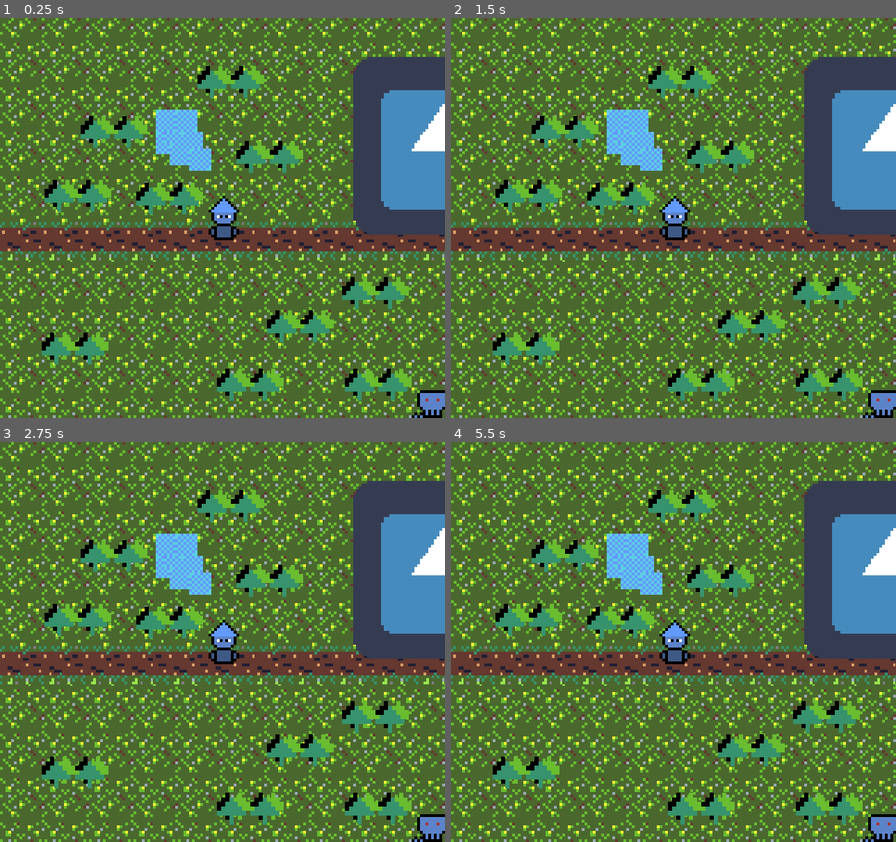
Above: before the commit, frames 1-4 (two rows, left to right).
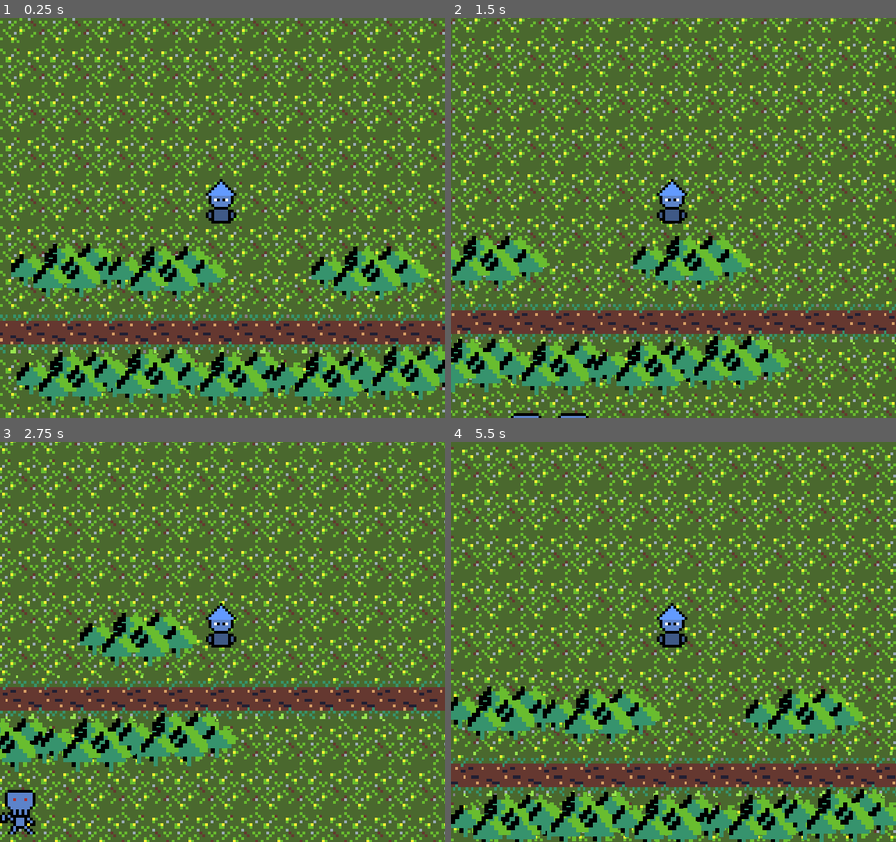
Above: after the commit, the same moments.

Repository: macattack69/TOPSECRETDONTTOUCH
Game: Godot game, scene res://Scenes/World.tscn
The game is run twice, just before and just after one commit, with the same random seed, the same clock (stepped at 60 frames per second) and the same inputs. The engine's default icon, where the game draws it, is replaced by a stand-in: a white triangle on a blue panel in a dark square.
Inputs:
- Up to frame 1 (0.25 s): no input
- Up to frame 2 (1.5 s): tap Enter at 0.5 s; hold D (ui_right, bound only after the commit) 0.53-1.28 s; hold S (ui_down, bound only after the commit) from 1.28 s (still down)
- Up to frame 3 (2.75 s): release S (ui_down, bound only after the commit) at 2.03 s; hold D (ui_right, bound only after the commit) from 2.03 s (still down)
- Up to frame 4 (5.5 s): release D (ui_right, bound only after the commit) at 2.78 s; hold W (ui_up, bound only after the commit) 2.78-3.53 s; hold A (ui_left, bound only after the commit) 3.53-5.03 s; hold S (ui_down, bound only after the commit) from 5.03 s (still down)

The runs differ from the first frame. In frame 1, 63% of the frame differs, in the area x 0-100%, y 0-100%; in frame 2, 60%; in frame 3, 58%; in frame 4, 62%.

Commit message:
OK Fine since so many of u are asking
yes it did hurt when i hit my head on them monkey bars

Diff:
--- /dev/null
+++ b/yamya2w+b/Scenes/AnimationTree.tscn
@@ -0,0 +1,53 @@
+[gd_scene load_steps=12 format=2]
+
+[ext_resource path="res://scripts/Player.gd" type="Script" id=1]
+
+[sub_resource type="AnimationNodeAnimation" id=14]
+animation = "RESET"
+
+[sub_resource type="AnimationNodeAnimation" id=15]
+animation = "RunLeft"
+
+[sub_resource type="AnimationNodeAnimation" id=16]
+animation = "RunDown"
+
+[sub_resource type="AnimationNodeAnimation" id=17]
+animation = "RunRight"
+
+[sub_resource type="AnimationNodeAnimation" id=18]
+animation = "RunUp"
+
+[sub_resource type="AnimationNodeBlendSpace2D" id=19]
+blend_point_0/node = SubResource( 15 )
+blend_point_0/pos = Vector2( -1, 0 )
+blend_point_1/node = SubResource( 16 )
+blend_point_1/pos = Vector2( 0, 0.9 )
+blend_point_2/node = SubResource( 17 )
+blend_point_2/pos = Vector2( 1, 0 )
+blend_point_3/node = SubResource( 18 )
+blend_point_3/pos = Vector2( 0, -1 )
+blend_mode = 1
+
+[sub_resource type="AnimationNodeStateMachineTransition" id=20]
+switch_mode = 2
+
+[sub_resource type="AnimationNodeStateMachineTransition" id=21]
+switch_mode = 2
+script = ExtResource( 1 )
+
+[sub_resource type="AnimationNodeStateMachine" id=7]
+states/RESET/node = SubResource( 14 )
+states/RESET/position = Vector2( 307, 90 )
+states/run/node = SubResource( 19 )
+states/run/position = Vector2( 468, 91 )
+transitions = [ "RESET", "run", SubResource( 20 ), "run", "RESET", SubResource( 21 ) ]
+start_node = "RESET"
+
+[sub_resource type="AnimationNodeStateMachinePlayback" id=8]
+
+[node name="AnimationTree" type="AnimationTree"]
+tree_root = SubResource( 7 )
+anim_player = NodePath("../AnimationPlayer")
+active = true
+parameters/playback = SubResource( 8 )
+parameters/run/blend_position = Vector2( 0, 0 )
--- a/yamya2w+b/Scenes/Player.tscn
+++ b/yamya2w+b/Scenes/Player.tscn
@@ -1,11 +1,86 @@
-[gd_scene load_steps=4 format=2]
+[gd_scene load_steps=9 format=2]
 
-[ext_resource path="res://Assets/MERLINV2 ANIMATION SET.png" type="Texture" id=1]
+[ext_resource path="res://Assets/cursedmcanimation.png" type="Texture" id=1]
 [ext_resource path="res://scripts/Player.gd" type="Script" id=2]
 
 [sub_resource type="CapsuleShape2D" id=1]
 radius = 3.02763
 height = 3.99961
+
+[sub_resource type="Animation" id=9]
+length = 0.001
+tracks/0/type = "value"
+tracks/0/path = NodePath("Sprite:frame")
+tracks/0/interp = 1
+tracks/0/loop_wrap = true
+tracks/0/imported = false
+tracks/0/enabled = true
+tracks/0/keys = {
+"times": PoolRealArray( 0 ),
+"transitions": PoolRealArray( 1 ),
+"update": 0,
+"values": [ 0 ]
+}
+
+[sub_resource type="Animation" id=10]
+resource_name = "RunDown"
+tracks/0/type = "value"
+tracks/0/path = NodePath("Sprite:frame")
+tracks/0/interp = 1
+tracks/0/loop_wrap = true
+tracks/0/imported = false
+tracks/0/enabled = true
+tracks/0/keys = {
+"times": PoolRealArray( 0, 0.5, 1 ),
+"transitions": PoolRealArray( 1, 1, 1 ),
+"update": 1,
+"values": [ 0, 1, 0 ]
+}
+
+[sub_resource type="Animation" id=11]
+resource_name = "RunLeft"
+tracks/0/type = "value"
+tracks/0/path = NodePath("Sprite:frame")
+tracks/0/interp = 1
+tracks/0/loop_wrap = true
+tracks/0/imported = false
+tracks/0/enabled = true
+tracks/0/keys = {
+"times": PoolRealArray( 0, 0.5, 1 ),
+"transitions": PoolRealArray( 1, 1, 1 ),
+"update": 1,
+"values": [ 4, 5, 4 ]
+}
+
+[sub_resource type="Animation" id=12]
+resource_name = "RunRight"
+tracks/0/type = "value"
+tracks/0/path = NodePath("Sprite:frame")
+tracks/0/interp = 1
+tracks/0/loop_wrap = true
+tracks/0/imported = false
+tracks/0/enabled = true
+tracks/0/keys = {
+"times": PoolRealArray( 0, 0.5, 1 ),
+"transitions": PoolRealArray( 1, 1, 1 ),
+"update": 1,
+"values": [ 2, 3, 2 ]
+}
+
+[sub_resource type="Animation" id=13]
+resource_name = "RunUp"
+tracks/0/type = "value"
+tracks/0/path = NodePath("Sprite:frame")
+tracks/0/interp = 1
+tracks/0/loop_wrap = true
+tracks/0/imported = false
+tracks/0/enabled = true
+tracks/0/keys = {
+"times": PoolRealArray( 0, 0.5, 1 ),
+"transitions": PoolRealArray( 1, 1, 1 ),
+"update": 1,
+"values": [ 6, 7, 6 ]
+}
 
 [node name="Player" type="Node2D"]
 
@@ -13,13 +88,22 @@
 script = ExtResource( 2 )
 
 [node name="Sprite" type="Sprite" parent="Player"]
+position = Vector2( -1, -5 )
 texture = ExtResource( 1 )
-hframes = 4
+hframes = 8
+region_rect = Rect2( 3, 4, 11, 15 )
 
 [node name="CollisionShape2D" type="CollisionShape2D" parent="Player"]
-position = Vector2( 1, 5 )
+position = Vector2( 0, -9.53674e-07 )
 rotation = -1.58476
 shape = SubResource( 1 )
 
 [node name="Camera2D" type="Camera2D" parent="Player"]
 current = true
+
+[node name="AnimationPlayer" type="AnimationPlayer" parent="Player"]
+anims/RESET = SubResource( 9 )
+anims/RunDown = SubResource( 10 )
+anims/RunLeft = SubResource( 11 )
+anims/RunRight = SubResource( 12 )
+anims/RunUp = SubResource( 13 )
--- a/yamya2w+b/Scenes/World.tscn
+++ b/yamya2w+b/Scenes/World.tscn
@@ -1,12 +1,10 @@
-[gd_scene load_steps=8 format=2]
+[gd_scene load_steps=6 format=2]
 
 [ext_resource path="res://Scenes/Player.tscn" type="PackedScene" id=1]
 [ext_resource path="res://Assets/grasstmap.png" type="Texture" id=2]
 [ext_resource path="res://Assets/dirtpath.png" type="Texture" id=3]
-[ext_resource path="res://icon.png" type="Texture" id=4]
 [ext_resource path="res://Scenes/trees.tscn" type="PackedScene" id=5]
-[ext_resource path="res://Scenes/water.tscn" type="PackedScene" id=6]
-[ext_resource path="res://Assets/manazombie.tscn" type="PackedScene" id=7]
+[ext_resource path="res://Scenes/manazombie.tscn" type="PackedScene" id=7]
 
 [node name="World" type="Node2D"]
 
@@ -17,13 +15,13 @@
 region_rect = Rect2( 0, 0, 492, 318 )
 
 [node name="dirtpath" type="Sprite" parent="."]
-position = Vector2( -93, 109 )
+position = Vector2( -49, 111 )
 texture = ExtResource( 3 )
 region_enabled = true
 region_rect = Rect2( 0, 0, 16, 240 )
 
 [node name="dirtpath2" type="Sprite" parent="."]
-position = Vector2( 105, 65.5299 )
+position = Vector2( 151, 65 )
 rotation = 1.5708
 scale = Vector2( 1.06269, 0.935498 )
 texture = ExtResource( 3 )
@@ -31,68 +29,34 @@
 region_rect = Rect2( 0, 0, 15.5322, 419 )
 
 [node name="Player" parent="." instance=ExtResource( 1 )]
-position = Vector2( 49, 58 )
+position = Vector2( 49, 24 )
 
-[node name="Icon" type="Sprite" parent="."]
-position = Vector2( 128, 32 )
-texture = ExtResource( 4 )
+[node name="KinematicBody2D" parent="." instance=ExtResource( 7 )]
+position = Vector2( 42, 106 )
+
+[node name="KinematicBody2D2" parent="." instance=ExtResource( 7 )]
+position = Vector2( 59, 106 )
 
 [node name="trees" parent="." instance=ExtResource( 5 )]
-position = Vector2( 66, 36 )
+position = Vector2( -3, 39 )
+
+[node name="trees2" parent="." instance=ExtResource( 5 )]
+position = Vector2( -1, 78 )
+
+[node name="trees3" parent="." instance=ExtResource( 5 )]
+position = Vector2( 27, 77 )
 
 [node name="trees4" parent="." instance=ExtResource( 5 )]
-position = Vector2( 59, 118 )
+position = Vector2( 57, 78 )
 
 [node name="trees5" parent="." instance=ExtResource( 5 )]
-position = Vector2( 52, 9 )
+position = Vector2( 91, 78 )
 
 [node name="trees6" parent="." instance=ExtResource( 5 )]
-position = Vector2( 105, 118 )
+position = Vector2( 119, 76 )
 
 [node name="trees7" parent="." instance=ExtResource( 5 )]
-position = Vector2( 104, 85 )
+position = Vector2( 32, 40 )
 
 [node name="trees8" parent="." instance=ExtResource( 5 )]
-position = Vector2( -4, 105 )
-
-[node name="trees9" parent="." instance=ExtResource( 5 )]
-position = Vector2( 77, 97 )
-
-[node name="trees10" parent="." instance=ExtResource( 5 )]
-position = Vector2( 10, 27 )
-
-[node name="trees2" parent="." instance=ExtResource( 5 )]
-position = Vector2( -3, 50 )
-
-[node name="trees3" parent="." instance=ExtResource( 5 )]
-position = Vector2( 30, 51 )
-
-[node name="water" parent="." instance=ExtResource( 6 )]
-position = Vector2( 29, 31 )
-
-[node name="water2" parent="." instance=ExtResource( 6 )]
-position = Vector2( 32, 27 )
-
-[node name="water3" parent="." instance=ExtResource( 6 )]
-position = Vector2( 29, 23 )
-
-[node name="water4" parent="." instance=ExtResource( 6 )]
-position = Vector2( 36, 23 )
-
-[node name="water5" parent="." instance=ExtResource( 6 )]
-position = Vector2( 34, 35 )
-
-[node name="water6" parent="." instance=ExtResource( 6 )]
-position = Vector2( 38, 31 )
-
-[node name="water7" parent="." instance=ExtResource( 6 )]
-position = Vector2( 41, 37 )
-
-[node name="KinematicBody2D" parent="." instance=ExtResource( 7 )]
-position = Vector2( 124, 128 )
-
-[node name="KinematicBody2D2" parent="." instance=ExtResource( 7 )]
-position = Vector2( 144, 131 )
-
-[node name="KinematicBody2D3" parent="." instance=ExtResource( 7 )]
-position = Vector2( 154, 113 )
+position = Vector2( 105, 40 )
--- a/yamya2w+b/Scenes/trees.tscn
+++ b/yamya2w+b/Scenes/trees.tscn
@@ -2,8 +2,8 @@
 
 [ext_resource path="res://Assets/yamya top down by me :).png" type="Texture" id=1]
 
-[sub_resource type="RectangleShape2D" id=1]
-extents = Vector2( 12, 6 )
+[sub_resource type="CapsuleShape2D" id=1]
+radius = 3.0
 
 [node name="trees" type="Node2D"]
 
@@ -16,5 +16,28 @@
 region_enabled = true
 region_rect = Rect2( 33, 32, 16, 7 )
 
+[node name="Sprite4" type="Sprite" parent="StaticBody2D"]
+position = Vector2( -12, 3.75001 )
+scale = Vector2( 1.5, 1.64286 )
+texture = ExtResource( 1 )
+region_enabled = true
+region_rect = Rect2( 33, 32, 16, 7 )
+
+[node name="Sprite2" type="Sprite" parent="StaticBody2D"]
+position = Vector2( 6, 4.75001 )
+scale = Vector2( 1.5, 1.64286 )
+texture = ExtResource( 1 )
+region_enabled = true
+region_rect = Rect2( 33, 32, 16, 7 )
+
+[node name="Sprite3" type="Sprite" parent="StaticBody2D"]
+position = Vector2( -4, 7.75001 )
+scale = Vector2( 1.5, 1.64286 )
+texture = ExtResource( 1 )
+region_enabled = true
+region_rect = Rect2( 33, 32, 16, 7 )
+
 [node name="CollisionShape2D" type="CollisionShape2D" parent="StaticBody2D"]
+position = Vector2( -4, 11 )
+rotation = -1.5708
 shape = SubResource( 1 )
--- a/yamya2w+b/project.godot
+++ b/yamya2w+b/project.godot
@@ -50,6 +50,33 @@
 "svg/scale": 1.0
 }
 
+[input]
+
+ui_left={
+"deadzone": 0.5,
+"events": [ Object(InputEventKey,"resource_local_to_scene":false,"resource_name":"","device":0,"alt":false,"shift":false,"control":false,"meta":false,"command":false,"pressed":false,"scancode":65,"physical_scancode":0,"unicode":0,"echo":false,"script":null)
+, Object(InputEventJoypadButton,"resource_local_to_scene":false,"resource_name":"","device":0,"button_index":14,"pressure":0.0,"pressed":false,"script":null)
+ ]
+}
+ui_right={
+"deadzone": 0.5,
+"events": [ Object(InputEventKey,"resource_local_to_scene":false,"resource_name":"","device":0,"alt":false,"shift":false,"control":false,"meta":false,"command":false,"pressed":false,"scancode":68,"physical_scancode":0,"unicode":0,"echo":false,"script":null)
+, Object(InputEventJoypadButton,"resource_local_to_scene":false,"resource_name":"","device":0,"button_index":15,"pressure":0.0,"pressed":false,"script":null)
+ ]
+}
+ui_up={
+"deadzone": 0.5,
+"events": [ Object(InputEventKey,"resource_local_to_scene":false,"resource_name":"","device":0,"alt":false,"shift":false,"control":false,"meta":false,"command":false,"pressed":false,"scancode":87,"physical_scancode":0,"unicode":0,"echo":false,"script":null)
+, Object(InputEventJoypadButton,"resource_local_to_scene":false,"resource_name":"","device":0,"button_index":12,"pressure":0.0,"pressed":false,"script":null)
+ ]
+}
+ui_down={
+"deadzone": 0.5,
+"events": [ Object(InputEventKey,"resource_local_to_scene":false,"resource_name":"","device":0,"alt":false,"shift":false,"control":false,"meta":false,"command":false,"pressed":false,"scancode":83,"physical_scancode":0,"unicode":0,"echo":false,"script":null)
+, Object(InputEventJoypadButton,"resource_local_to_scene":false,"resource_name":"","device":0,"button_index":13,"pressure":0.0,"pressed":false,"script":null)
+ ]
+}
+
 [mono]
 
 project/assembly_name="yamyav2"
--- a/yamya2w+b/scripts/Player.gd
+++ b/yamya2w+b/scripts/Player.gd
@@ -5,6 +5,8 @@
 const FRICTION = 400
 
 var velocity = Vector2.ZERO
+onready var animationPlayer = $AnimationPlayer
+#onready var animationTree = $AnimationTree
 
 func _physics_process(delta):
 	var input_vector = Vector2.ZERO
@@ -15,6 +17,7 @@
 	if input_vector != Vector2.ZERO:
 		velocity = velocity.move_toward(input_vector * max_speed, ACCELERATION * delta)
 	else:
+		animationPlayer.play("RESET")
 		velocity = velocity.move_toward(Vector2.ZERO, FRICTION * delta)
 
 
Binary file changed: yamya2w+b/Assets/MERLINV2 ANIMATION SET.png
Binary file added: yamya2w+b/Assets/cursedmcanimation.png
Not shown, added: yamya2w+b/Assets/cursedmcanimation.png.import
Renamed: yamya2w+b/Assets/manazombie.tscn -> yamya2w+b/Scenes/manazombie.tscn
